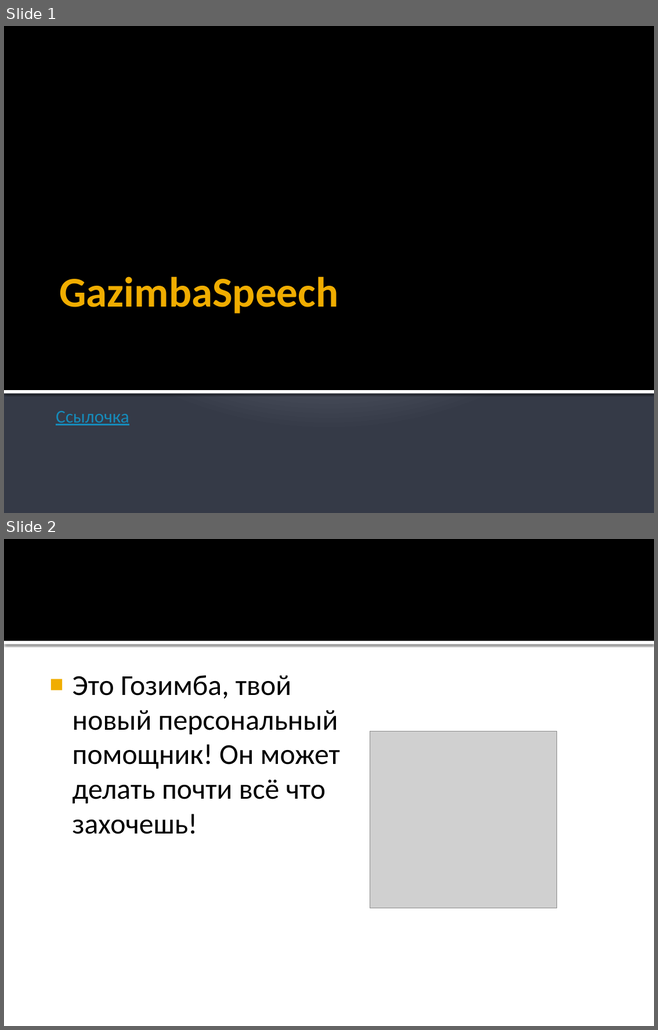
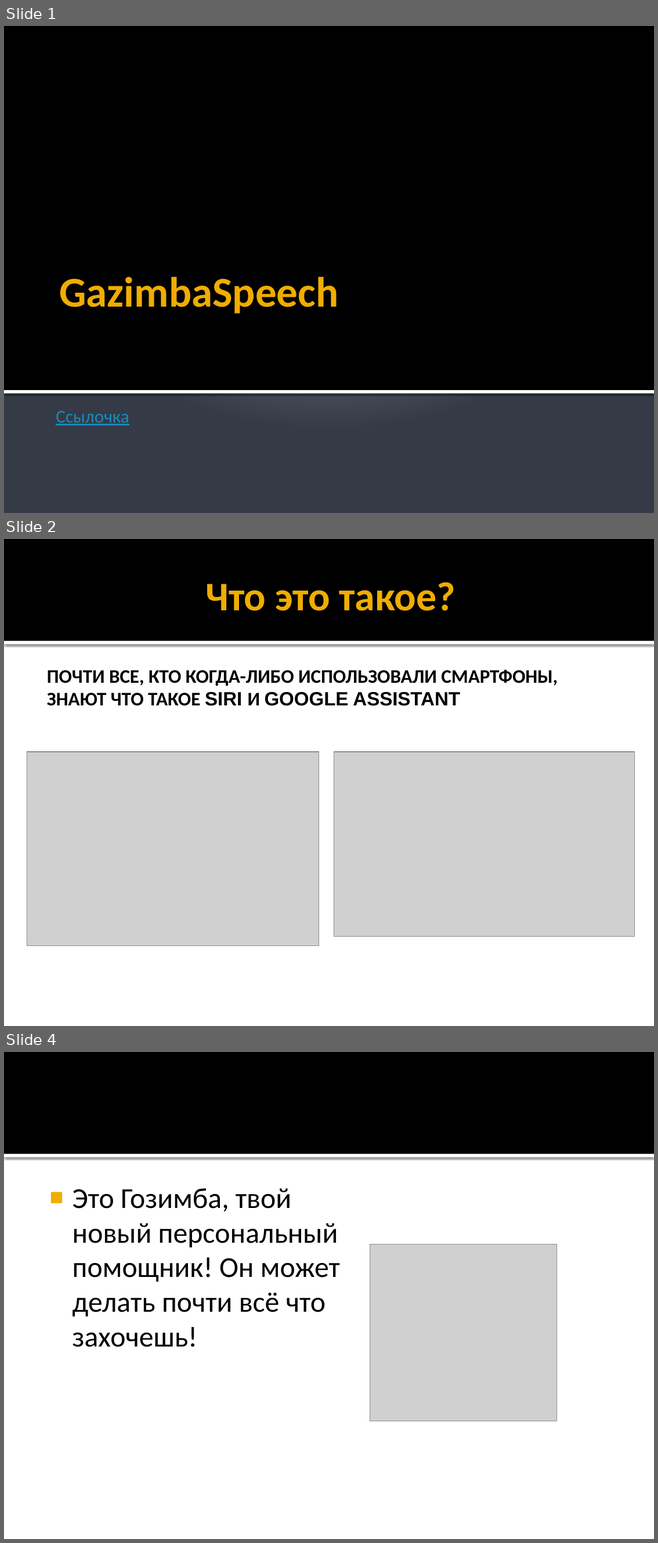
Before and after one commit to wentering/GazimbaSpeech, a slide deck: GazimbaSpeech-rus.pptx. Shown one above the other, each under a label of ours: slides 1 and 2 before the commit, slides 1, 2 and 4 after it; the slides between them are not shown. The pictures are 658x1030 and 658x1543 pixels, drawn with LibreOffice and Linux fonts; fonts in the diff are those of the drawing; grey boxes stand for pictures. Boxes give left, top, right and bottom in pixels: in the first picture for what was removed or moved away, otherwise in the second. Text is boxed around its words. In the diff, an @@ line names an element or a change of style, - is before the commit and + after.

```diff
--- a/GazimbaSpeech-rus.pptx
+++ b/GazimbaSpeech-rus.pptx
@@ slide 2 added at (4, 539, 654, 1026), background #FFFFFF; not listed: 2 template elements that a slide beside it also shows @@
@@ title added at (205, 582, 455, 611), 45 pt, text #F0AD00, bold @@
+Что это такое?
@@ text added at (47, 669, 557, 706), 21.3 pt, text #000000, bold @@
+ПОЧТИ ВСЕ, КТО КОГДА-ЛИБО ИСПОЛЬЗОВАЛИ СМАРТФОНЫ, ЗНАЮТ ЧТО ТАКОЕ SIRI И GOOGLE ASSISTANT
@@ picture added at (27, 752, 318, 946) @@
@@ picture added at (334, 752, 635, 936) @@
@@ what was slide 2 is now slide 4 @@
```
Also in this commit, not shown: 2 other slides added, 1 other file.
